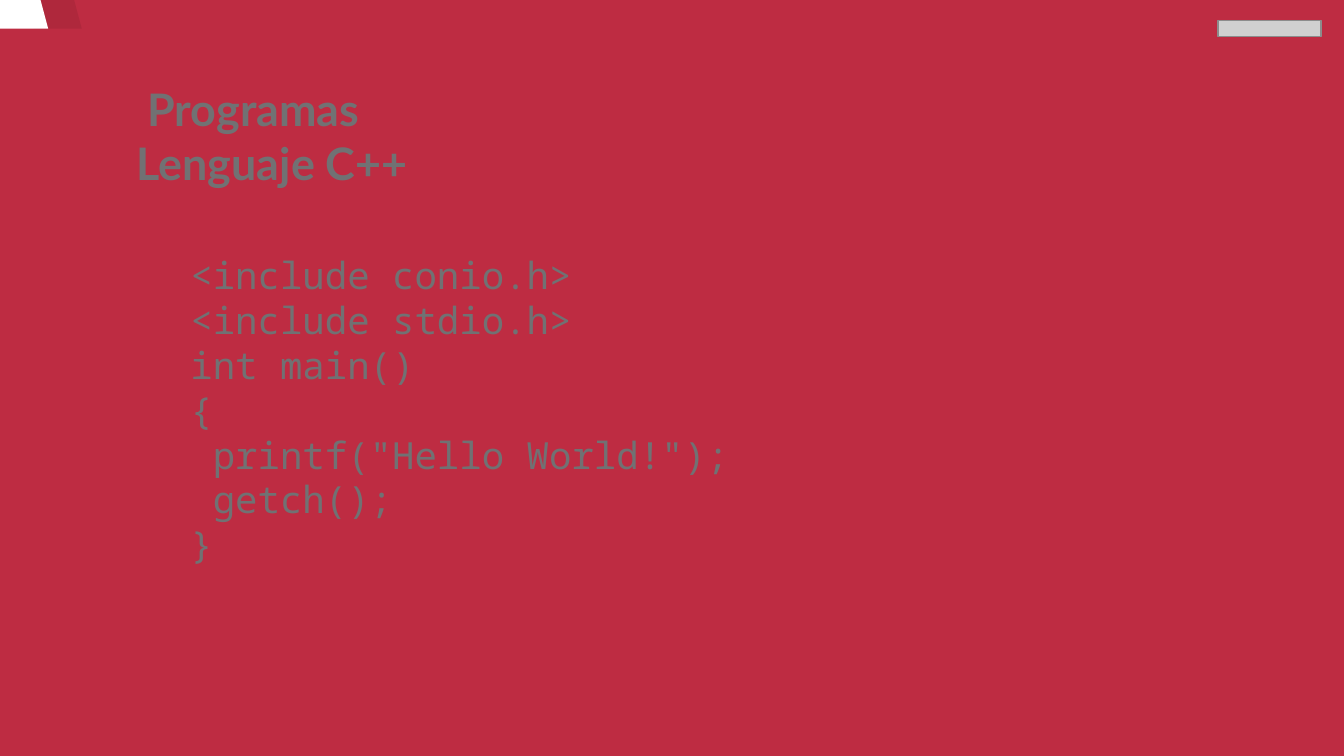
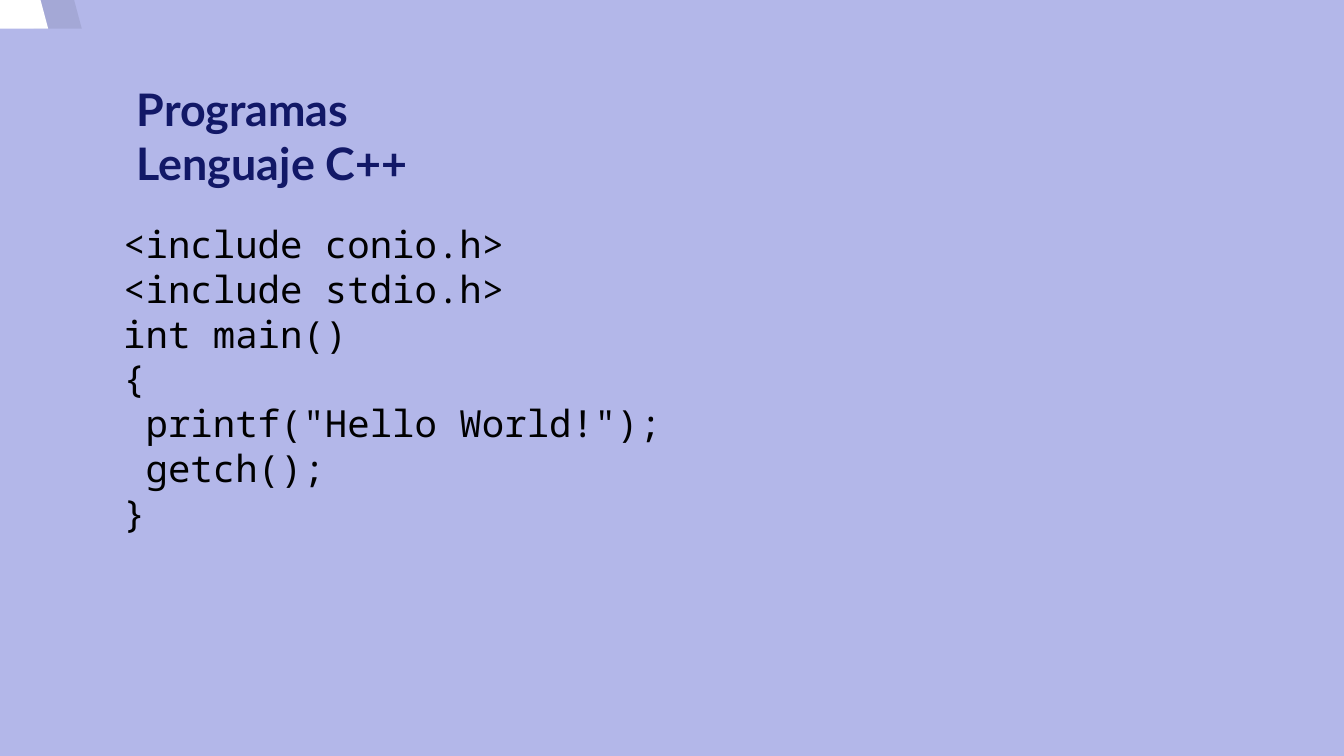
Before and after one commit to josedom24/curso_python3, a slide deck: slide 6 of curso/u1/u1.odp. Drawn at 1344x756 pixels with LibreOffice and Linux fonts; fonts in the diff are those of the drawing; grey boxes stand for pictures. Boxes give left, top, right and bottom in pixels: in the first picture for what was removed or moved away, otherwise in the second. Text is boxed around its words. In the diff, an @@ line names an element or a change of style, - is before the commit and + after.

```diff
--- a/curso/u1/u1.odp
+++ b/curso/u1/u1.odp
@@ background #BE2C42 to #B3B7E9 @@
@@ picture removed at [1218,20,1321,36] @@
@@ title "Programas Lenguaje C++" at [137,93,408,188]: text colour #717173 to #121867 @@
@@ text added at [123,229,661,491], 20 pt, text #000000 @@
+<include conio.h>
+<include stdio.h>
+int main()
+{
+printf("Hello World!");
+getch();
+}
```
Also in this commit, not shown: 10 other slides changed, 1 other file.
